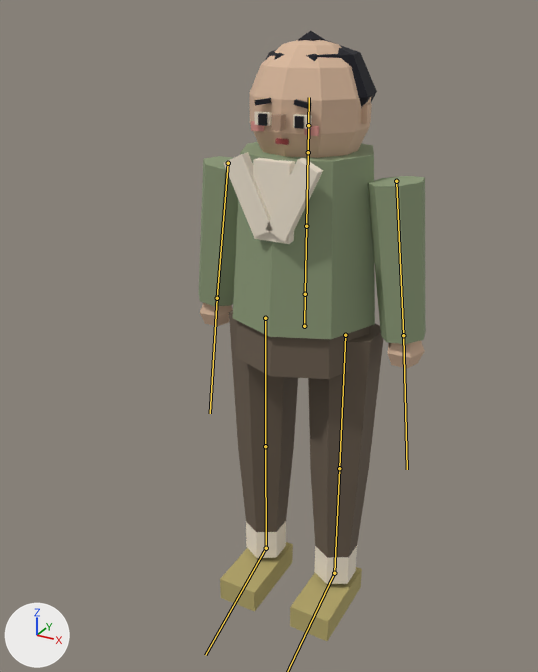
Renders of the glTF model assets3d/npcs/npc_N104c.glb from each side of a commit.
Before and after are seen from a 50 mm camera at (0.526, -1.086, 1.08) aimed at (-0.039, -0.059, 0.566). Arrows for +X, +Y and +Z are at lower left; the lights stay in place. The first picture is the older version. The bones that change, and the others that lie on the model, are drawn over the model as lines.

Objects in the first picture: 'npc_N104c_part0', 'npc_N104c_part1', 'npc_N104c_part2', 'npc_N104c_part3', 'npc_N104c_part4', 'npc_N104c_part5', 'npc_N104c_part6', 'npc_N104c_part7', 'npc_N104c_part8', 'npc_N104c_part9'.
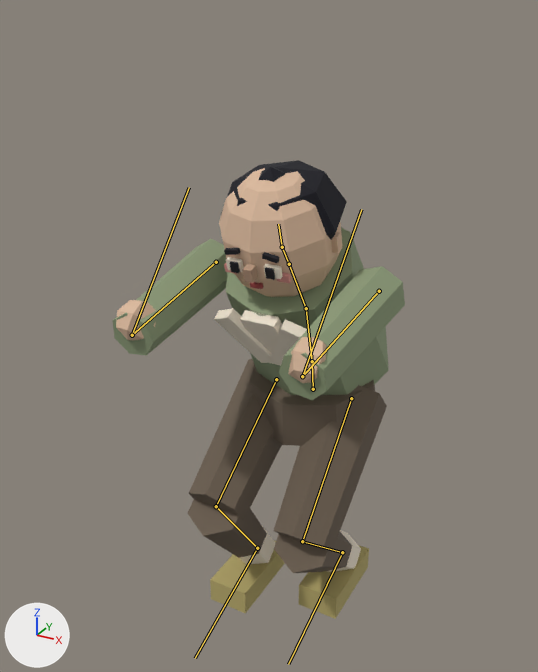
The newer file adds an action. The first version stands in its rest pose; the second is drawn at frame 2 of the action 'Startle'.

What differs and where, as boxes [x1, y1, x2, y2] in the pictures (538 x 672 px):
'npc_N104c_part3', posed: before [198, 142, 426, 344]; after [112, 227, 405, 400]
'npc_N104c_part0', posed: before [229, 310, 383, 558]; after [188, 359, 387, 573]
'npc_N104c_part4', posed (35% shorter): before [200, 40, 425, 369]; after [116, 168, 343, 383]
'npc_N104c_part1', posed (10% wider, 33% shorter): before [224, 112, 357, 584]; after [214, 257, 361, 572]
'npc_N104c_part2', posed (12% wider, 20% shorter): before [220, 542, 362, 641]; after [210, 540, 369, 619]
'npc_N104c_part6', posed: before [254, 31, 377, 109]; after [221, 160, 347, 263]
'npc_N104c_part8', posed (13% wider, 11% taller): before [272, 114, 286, 131]; after [242, 264, 258, 283]
'npc_N104c_part5', posed (18% taller): before [258, 113, 304, 129]; after [230, 261, 275, 280]
'npc_N104c_part7', posed (31% taller): before [251, 121, 319, 136]; after [224, 263, 291, 283]
'npc_N104c_part9', posed: before [275, 138, 289, 145]; after [250, 282, 263, 289]
bone 'Hips', root to tip: before (304, 326) to (305, 294); after (313, 389) to (312, 361)
bone 'Spine', root to tip: before (305, 294) to (306, 226); after (312, 361) to (306, 308)
bone 'Chest', root to tip: before (306, 226) to (308, 152); after (306, 308) to (289, 264)
bone 'Head', root to tip: before (308, 125) to (309, 97); after (282, 247) to (278, 224)
bone 'UpperArm.L', root to tip: before (396, 181) to (403, 335); after (379, 291) to (302, 376)
bone 'Hand.L', root to tip: before (403, 335) to (407, 469); after (302, 376) to (361, 209)
bone 'UpperArm.R', root to tip: before (228, 163) to (217, 298); after (216, 262) to (132, 335)
bone 'Hand.R', root to tip: before (217, 298) to (210, 413); after (132, 335) to (189, 187)
bone 'UpperLeg.L', root to tip: before (345, 335) to (339, 468); after (351, 398) to (302, 541)
bone 'LowerLeg.L', root to tip: before (339, 468) to (334, 573); after (302, 541) to (342, 552)
bone 'UpperLeg.R', root to tip: before (265, 318) to (265, 446); after (276, 379) to (216, 506)
bone 'LowerLeg.R', root to tip: before (265, 446) to (266, 548); after (216, 506) to (257, 548)
bone 'Foot.R', root to tip: before (266, 548) to (205, 655); after (257, 548) to (195, 658)

The edits, one by one:
Bone 'Hips' (bone_hips) moves from (0.0, 0.0, 0.0) to (0.0, -0.143, -0.043).
Bone 'Hips' (bone_hips) turns from (0, 0, 0) to (7, 0, 0) degrees about its own x, y and z.
Bone 'Spine' (bone_spine) turns from (0, 0, 0) to (8, 0, 0) degrees about its own x, y and z.
Bone 'Chest' (bone_chest) turns from (0, 0, 0) to (19, 0, 0) degrees about its own x, y and z.
Bone 'Head' (bone_head) turns from (0, 0, 0) to (-17, 0, 0) degrees about its own x, y and z.
Bone 'UpperArm.L' (bone_upperarm_l) turns from (0, 0, 0) to (-111, -15, -18) degrees about its own x, y and z.
Bone 'Hand.L' (bone_hand_l) turns from (0, 0, 0) to (-144, -14, 7) degrees about its own x, y and z.
Bone 'UpperArm.R' (bone_upperarm_r) turns from (0, 0, 0) to (-111, 15, 18) degrees about its own x, y and z.
Bone 'Hand.R' (bone_hand_r) turns from (0, 0, 0) to (-144, 14, -7) degrees about its own x, y and z.
Bone 'UpperLeg.L' (bone_upperleg_l) turns from (0, 0, 0) to (-53, 0, 0) degrees about its own x, y and z.
Bone 'LowerLeg.L' (bone_lowerleg_l) turns from (0, 0, 0) to (95, 0, 0) degrees about its own x, y and z.
Bone 'Foot.L' (bone_foot_l) turns from (0, 0, 0) to (-49, 0, 0) degrees about its own x, y and z.
Bone 'UpperLeg.R' (bone_upperleg_r) turns from (0, 0, 0) to (-63, 0, 0) degrees about its own x, y and z.
Bone 'LowerLeg.R' (bone_lowerleg_r) turns from (0, 0, 0) to (93, 0, 0) degrees about its own x, y and z.
Bone 'Foot.R' (bone_foot_r) turns from (0, 0, 0) to (-37, 0, 0) degrees about its own x, y and z.
